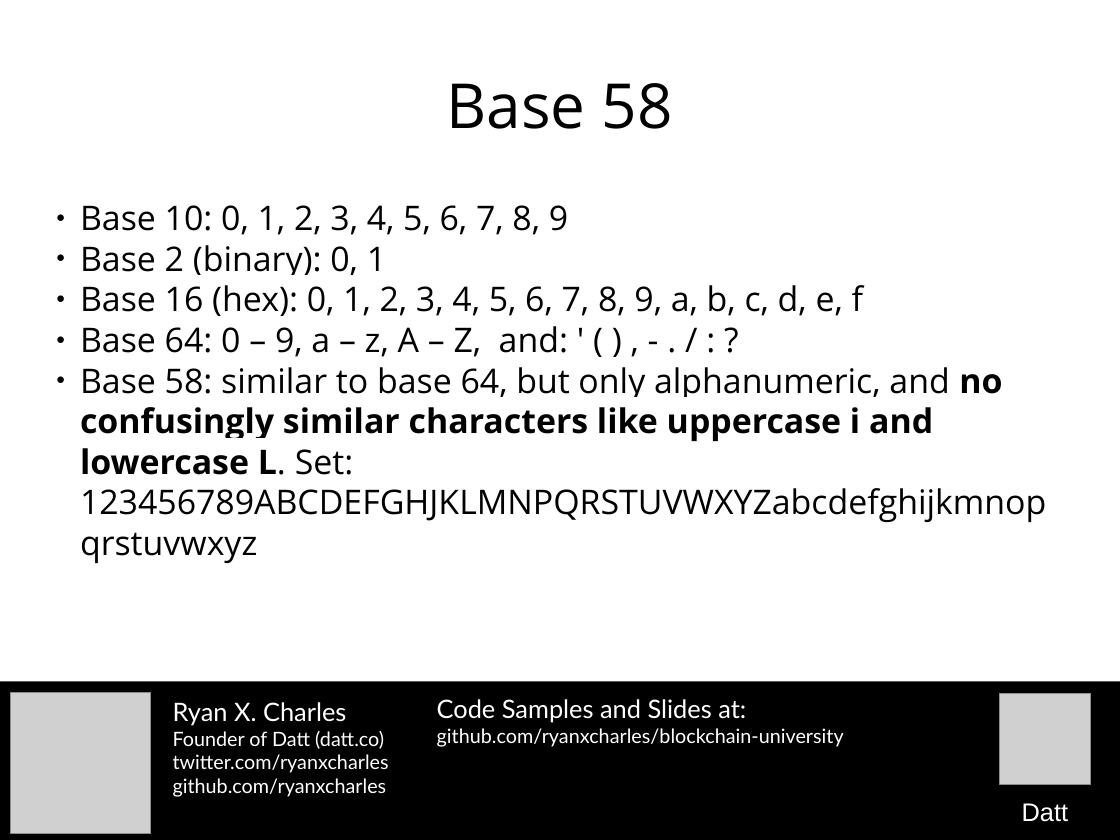
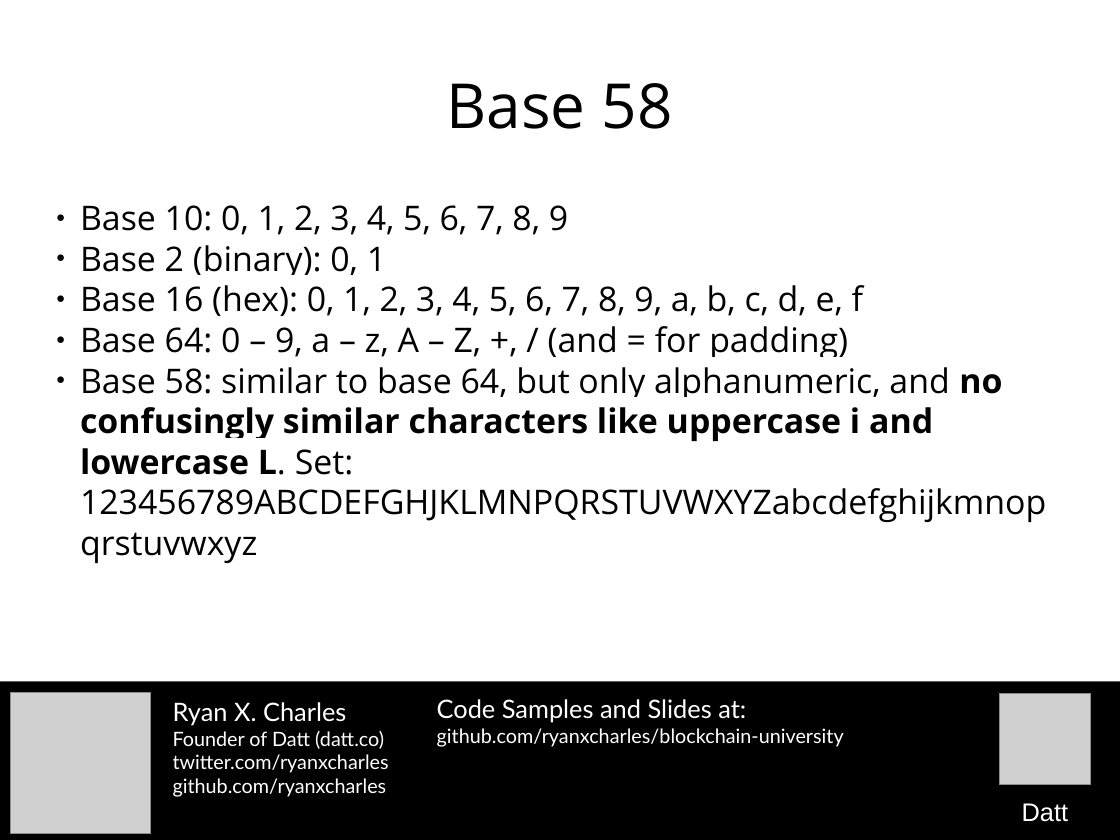
Before and after one commit to camelash/blockchain-university, a slide deck: slide 8 of slides/2015-10-26-bitcoin-cryptography.odp. Drawn at 1120x840 pixels with LibreOffice and Linux fonts; fonts in the diff are those of the drawing; grey boxes stand for pictures. Boxes give left, top, right and bottom in pixels: in the first picture for what was removed or moved away, otherwise in the second. Text is boxed around its words. In the diff, an @@ line names an element or a change of style, - is before the commit and + after.

```diff
--- a/slides/2015-10-26-bitcoin-cryptography.odp
+++ b/slides/2015-10-26-bitcoin-cryptography.odp
@@ text at <box>80,326,848,357</box>: text changed @@
-● Base 64: 0 – 9, a – z, A – Z, and: ' ( ) , - . / : ?
+● Base 64: 0 – 9, a – z, A – Z, +, / (and = for padding)
```
Also in this commit, not shown: 3 other slides changed, 1 slide added, 3 other files.
